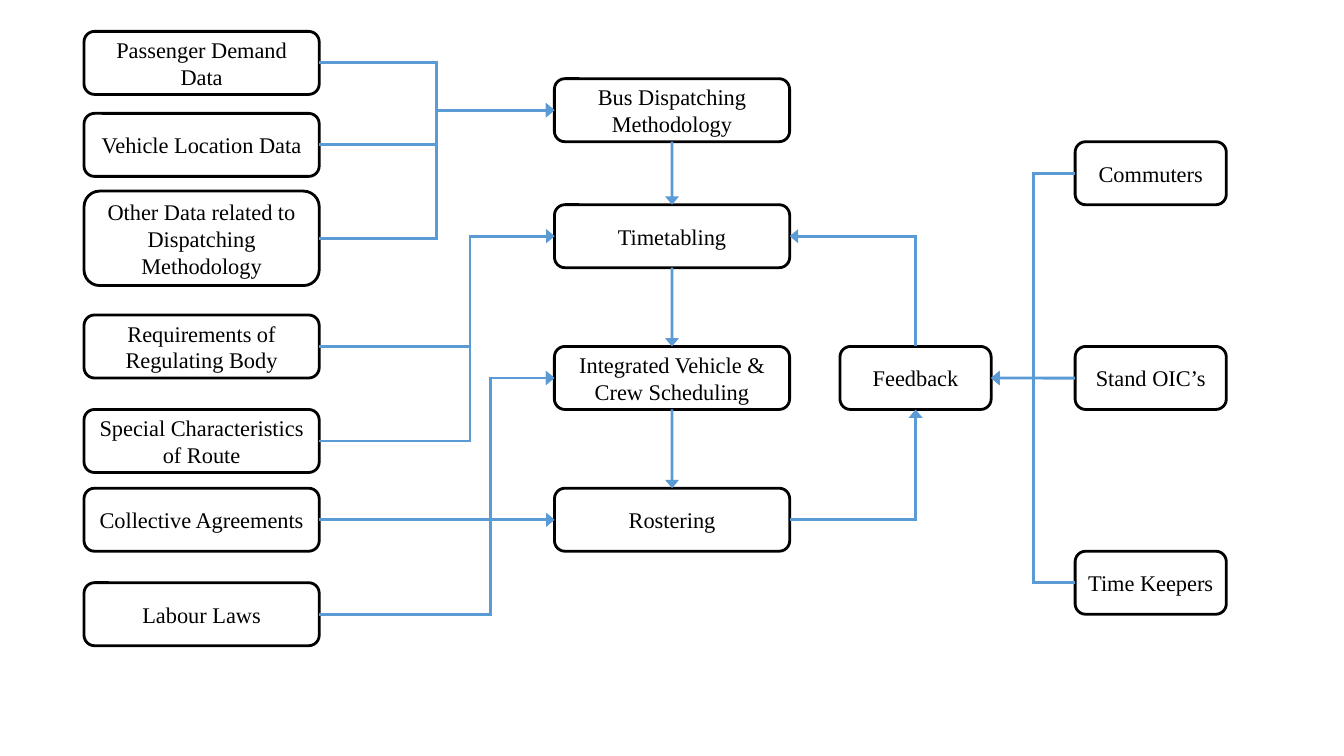
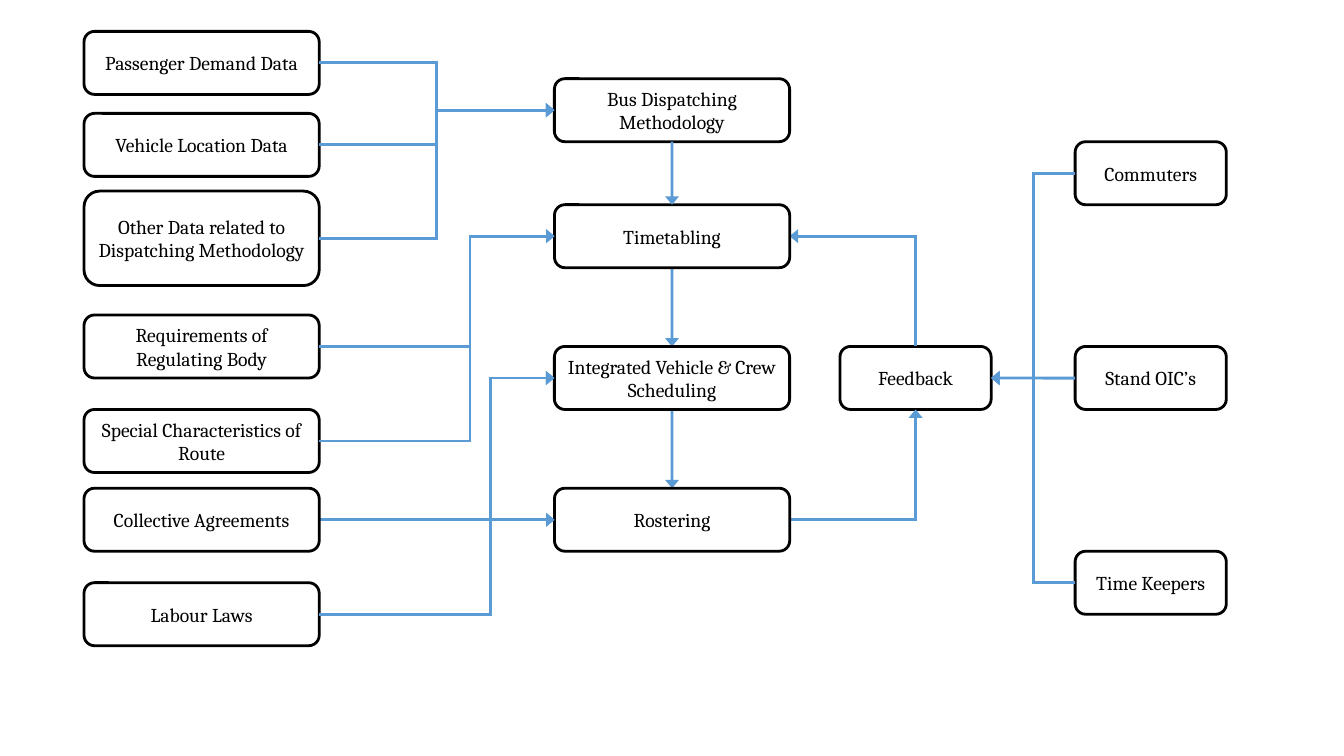
Before and after one commit to afthaj/finalThesis, a slide deck: slide 3 of figures 2.pptx. Drawn at 1344x756 pixels with LibreOffice and Linux fonts; fonts in the diff are those of the drawing. Boxes give left, top, right and bottom in pixels: in the first picture for what was removed or moved away, otherwise in the second. Text is boxed around its words. In the diff, an @@ line names an element or a change of style, - is before the commit and + after.

```diff
--- a/figures 2.pptx
+++ b/figures 2.pptx
@@ size 16 to 14 pt, font Times New Roman to Cambria in 15 elements at [555,205,789,267], [555,347,789,409], [555,488,789,551], [840,347,991,409], [1076,142,1227,205], [1076,347,1227,409], [1076,552,1227,614], [84,31,319,94], [555,79,789,141], [84,113,319,175], [84,192,319,286], [84,315,319,377], [84,409,319,472], [84,488,319,551], [84,583,319,645] @@
```
Also in this commit, not shown: 2 other slides changed, 1 slide added, 37 other files.
